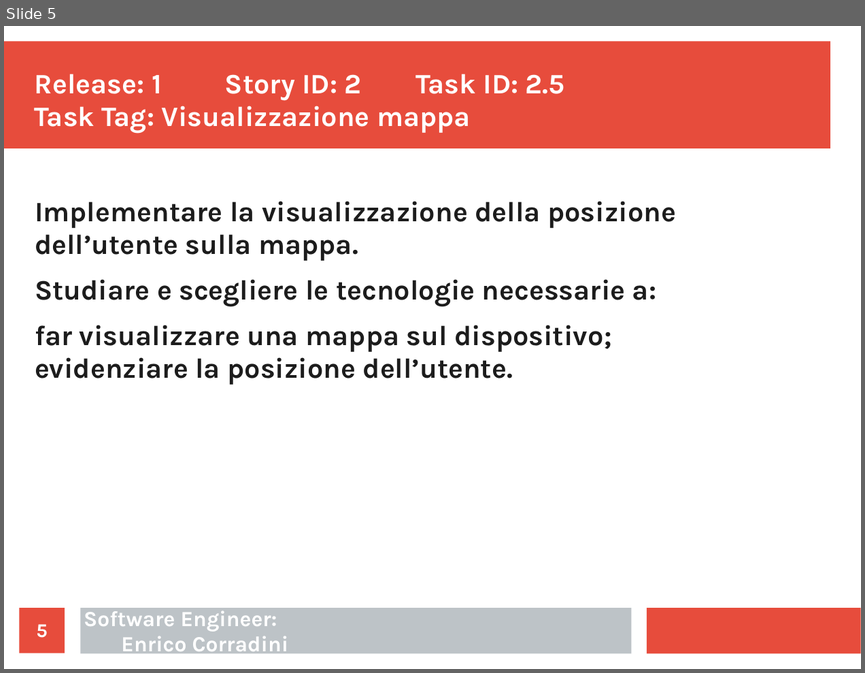
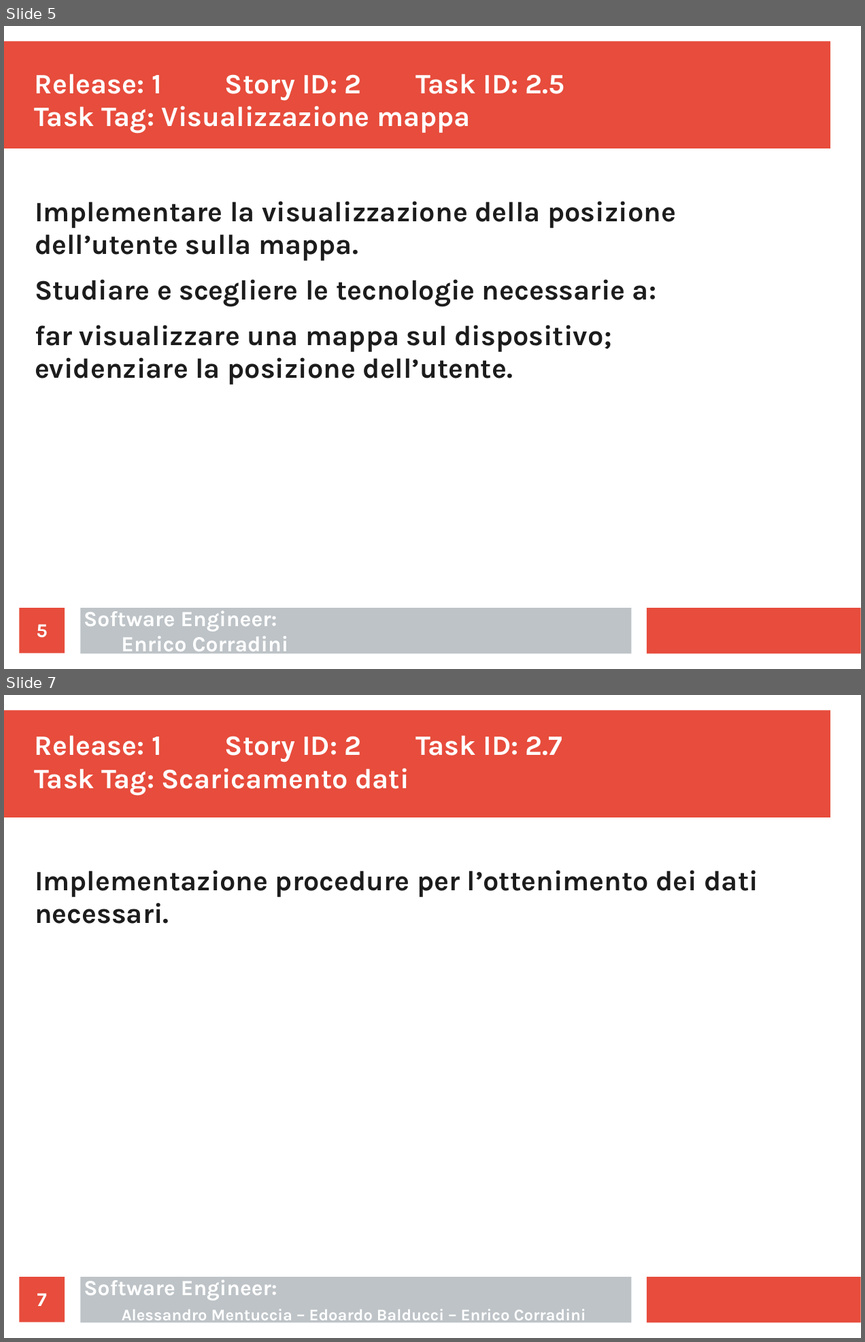
Before and after one commit to ecorradini/ProgettoIDS, a slide deck: AnalisiRequisiti/Task/UT2/TaskGestioneMappeClient.ppt. Shown one above the other, each under a label of ours: slide 5 before the commit, slides 5 and 7 after it; the slides between them are not shown. The pictures are 865x673 and 865x1342 pixels, drawn with LibreOffice and Linux fonts; fonts in the diff are those of the drawing. Boxes give left, top, right and bottom in pixels: in the first picture for what was removed or moved away, otherwise in the second. Text is boxed around its words. In the diff, an @@ line names an element or a change of style, - is before the commit and + after.

Commit message:
task ut3 conclusi

```diff
--- a/AnalisiRequisiti/Task/UT2/TaskGestioneMappeClient.ppt
+++ b/AnalisiRequisiti/Task/UT2/TaskGestioneMappeClient.ppt
@@ slide 7 added at [4, 695, 861, 1338], background #FFFFFF; not listed: 3 template elements that a slide beside it also shows @@
@@ text added at [35, 735, 562, 796], 26 pt, text #FFFFFF, bold @@
+Release: 1 Story ID: 2 Task ID: 2.7
+Task Tag: Scaricamento dati
@@ text added at [35, 870, 758, 923], 26 pt, text #1C1C1C, bold @@
+Implementazione procedure per l’ottenimento dei dati necessari.
@@ page number added at [20, 1276, 65, 1322], fill #E74C3C, 18 pt, text #FFFFFF, bold @@
+7
@@ text added at [84, 1275, 586, 1324], 15 pt, text #FFFFFF, bold @@
+Software Engineer:
+Alessandro Mentuccia – Edoardo Balducci – Enrico Corradini
```
Also in this commit, not shown: 3 slides changed, 1 other slide added, 1 slide removed, 1 other file.
